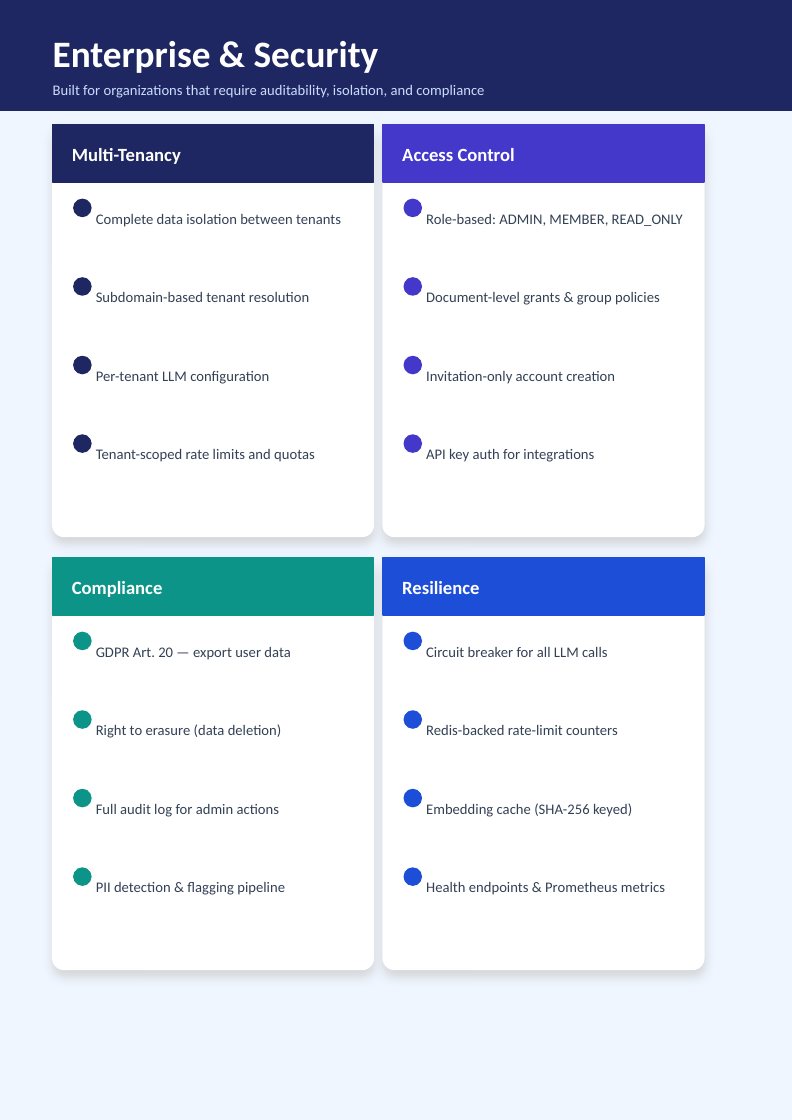
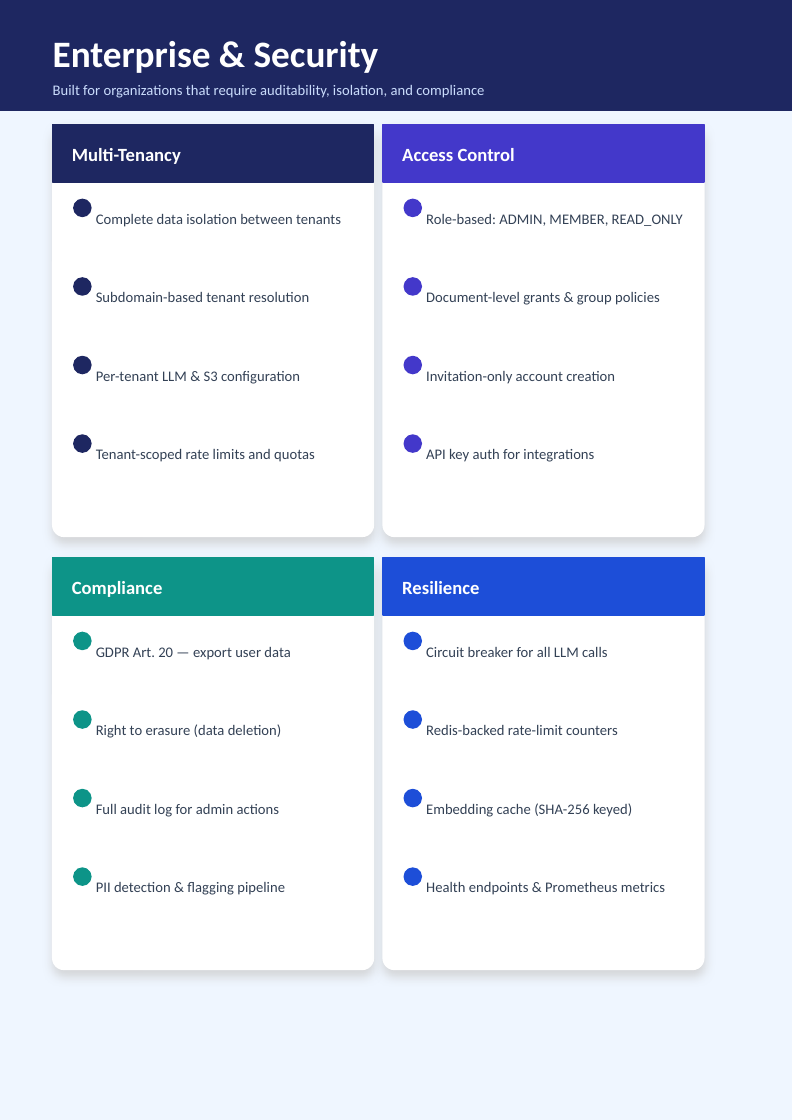
Before and after one commit to kssasarma/doc-ai-system, a slide deck: slide 5 of docs/docs-inator.pptx. Drawn at 792x1120 pixels with LibreOffice and Linux fonts; fonts in the diff are those of the drawing. Boxes give left, top, right and bottom in pixels: in the first picture for what was removed or moved away, otherwise in the second. Text is boxed around its words. In the diff, an @@ line names an element or a change of style, - is before the commit and + after.

```diff
--- a/docs/docs-inator.pptx
+++ b/docs/docs-inator.pptx
@@ text at (96,371,300,384): text changed @@
-Per-tenant LLM configuration
+Per-tenant LLM & S3 configuration
```
Also in this commit, not shown: 13 other files.
